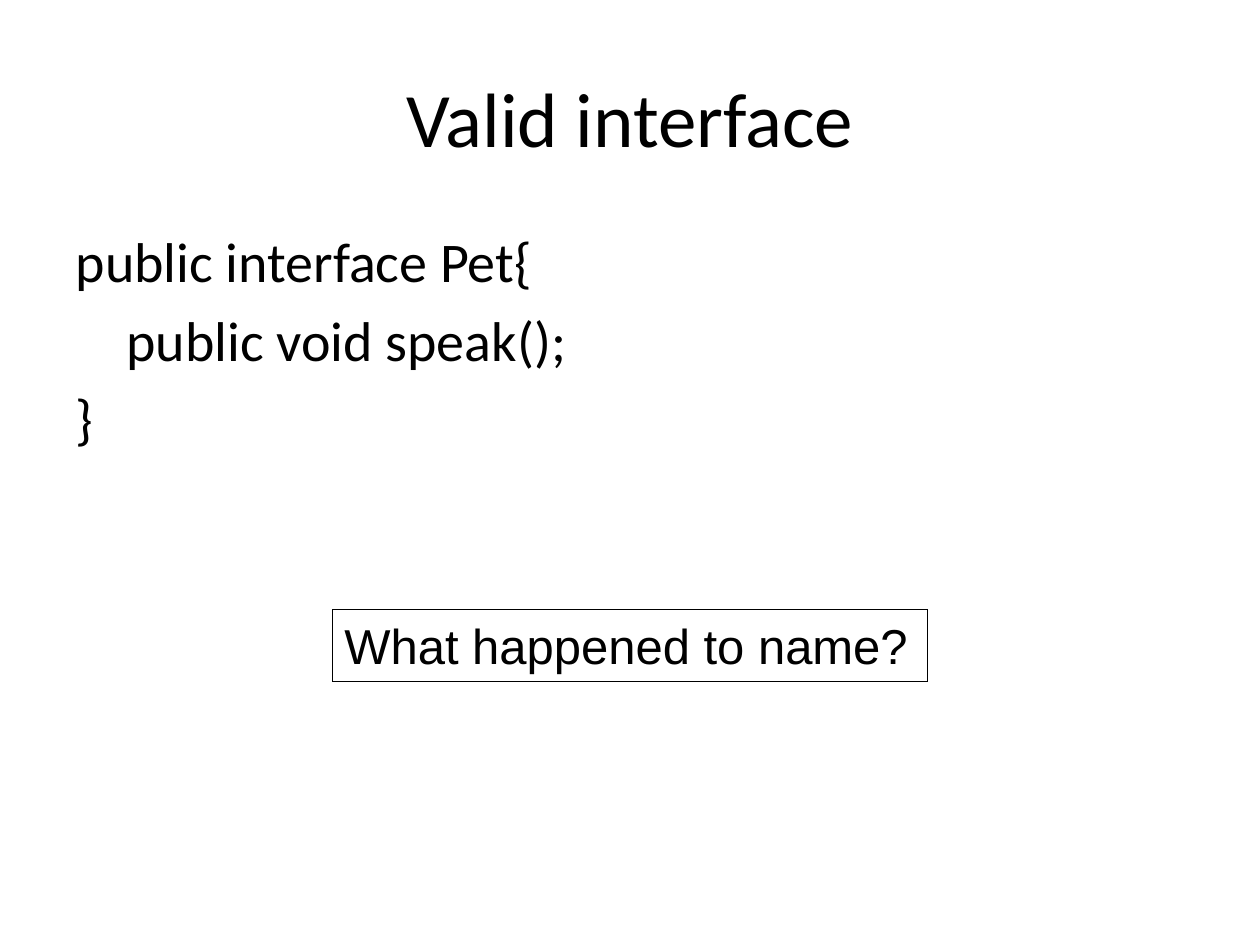
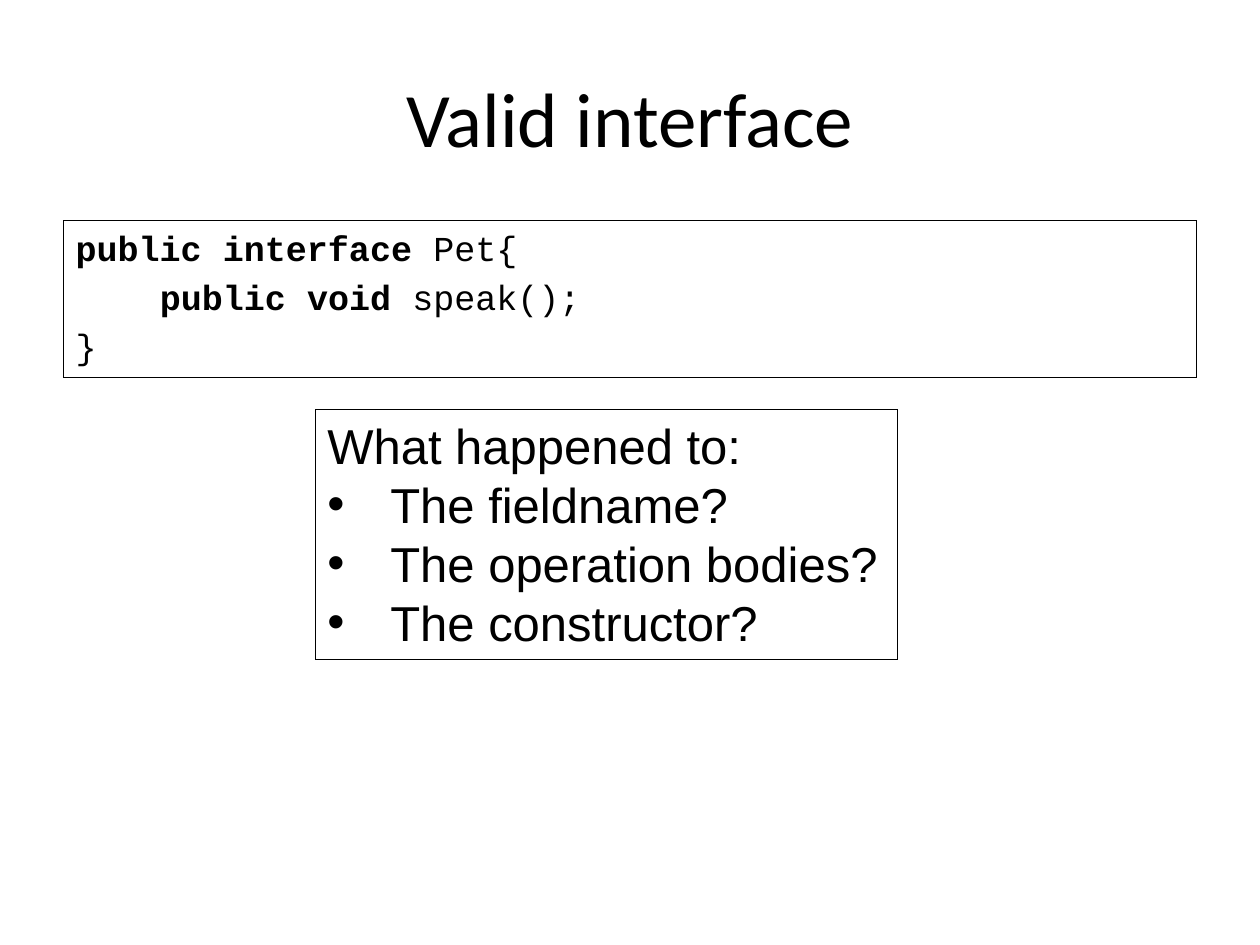
Before and after one commit to RHIT-CSSE/csse220, a slide deck: slide 19 of ClassMaterials/Interfaces/Slides/Interfaces.pptx (slide 17 before the commit). Drawn at 1260x945 pixels with LibreOffice and Linux fonts; fonts in the diff are those of the drawing. Boxes give left, top, right and bottom in pixels: in the first picture for what was removed or moved away, otherwise in the second. Text is boxed around its words. In the diff, an @@ line names an element or a change of style, - is before the commit and + after.

```diff
--- a/ClassMaterials/Interfaces/Slides/Interfaces.pptx
+++ b/ClassMaterials/Interfaces/Slides/Interfaces.pptx
@@ text "public interface Pet{": place and size @@
-text "public interface Pet{" at (76, 241, 566, 370)
+text "public interface Pet{" at (63, 220, 1197, 378)
@@ text "public interface Pet{" at (63, 220, 1197, 378): size 32 to 20 pt, font Calibri to Courier New; bold on in "public interface", "public void"; less space between paragraphs; outline none to #000000 0.75 pt @@
@@ rectangle "What happened to:": place and size @@
-rectangle "What happened to:" at (331, 609, 927, 680)
+rectangle "What happened to:" at (315, 410, 897, 660)
@@ text in rectangle at (327, 428, 878, 642): text changed @@
-What happened to name?
+What happened to:
+• The fieldname?
+• The operation bodies?
+• The constructor?
```
Also in this commit, not shown: 19 other slides changed, 4 slides added, 3 slides removed.
